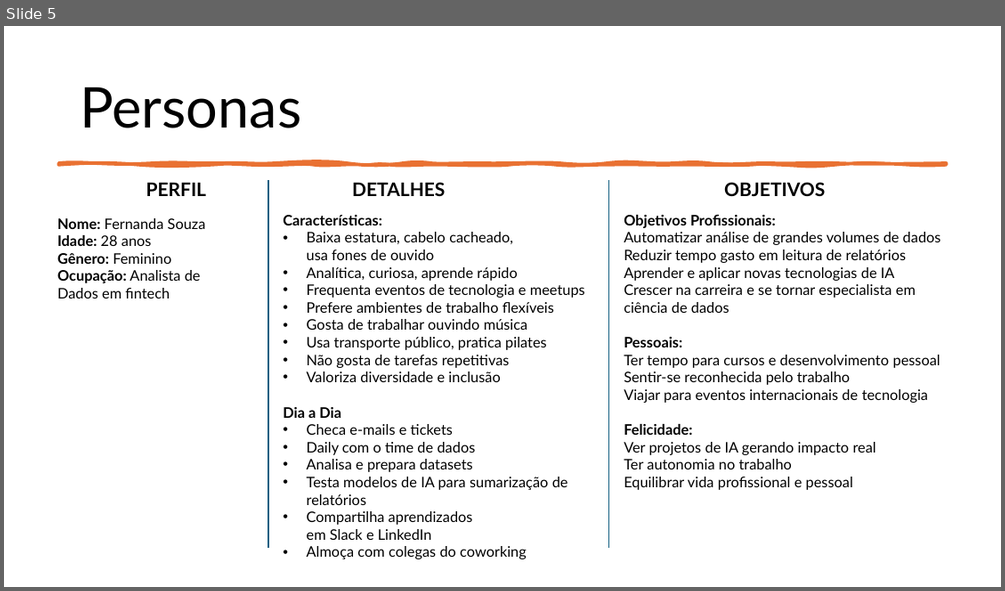
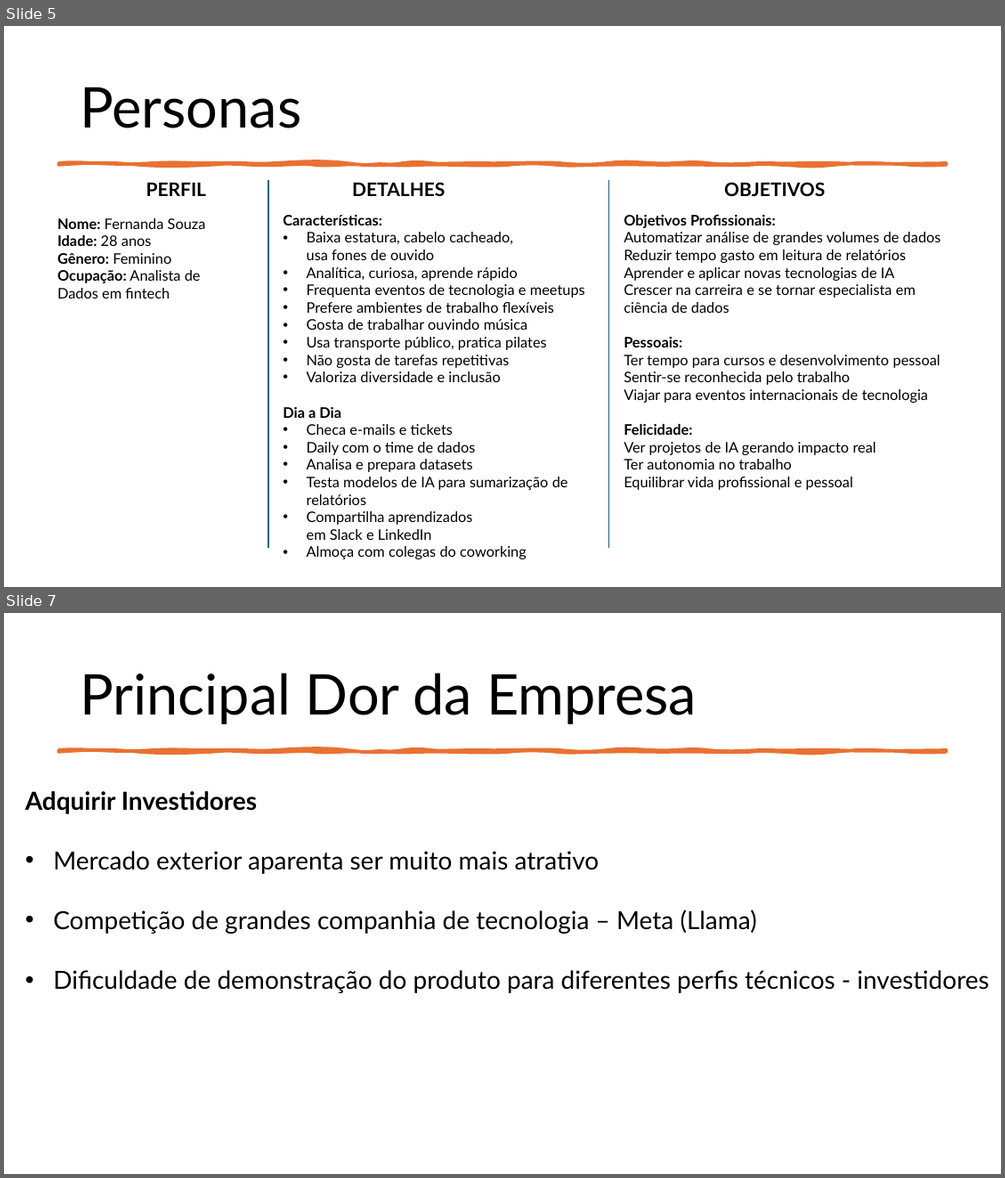
Before and after one commit to RobertoMav/FormEmpreend, a slide deck: FormaEmp.pptx. Shown one above the other, each under a label of ours: slide 5 before the commit, slides 5 and 7 after it; the slides between them are not shown. The pictures are 1005x591 and 1005x1178 pixels, drawn with LibreOffice and Linux fonts; fonts in the diff are those of the drawing. Boxes give left, top, right and bottom in pixels: in the first picture for what was removed or moved away, otherwise in the second. Text is boxed around its words. In the diff, an @@ line names an element or a change of style, - is before the commit and + after.

```diff
--- a/FormaEmp.pptx
+++ b/FormaEmp.pptx
@@ slide 7 added at (4,613,1001,1174), background #FFFFFF @@
@@ title added at (80,673,696,724), 54 pt, text #000000 @@
+Principal Dor da Empresa
@@ freeform shape added at (58,750,947,751), fill #E97132, outline #E97132 3.25 pt @@
@@ text added at (25,791,988,993), 24 pt, text #000000 @@
+Adquirir Investidores
+• Mercado exterior aparenta ser muito mais atrativo
+• Competição de grandes companhia de tecnologia – Meta (Llama)
+• Dificuldade de demonstração do produto para diferentes perfis técnicos - investidores
```
Also in this commit, not shown: 2 slides changed, 1 other slide added, 1 other file.
